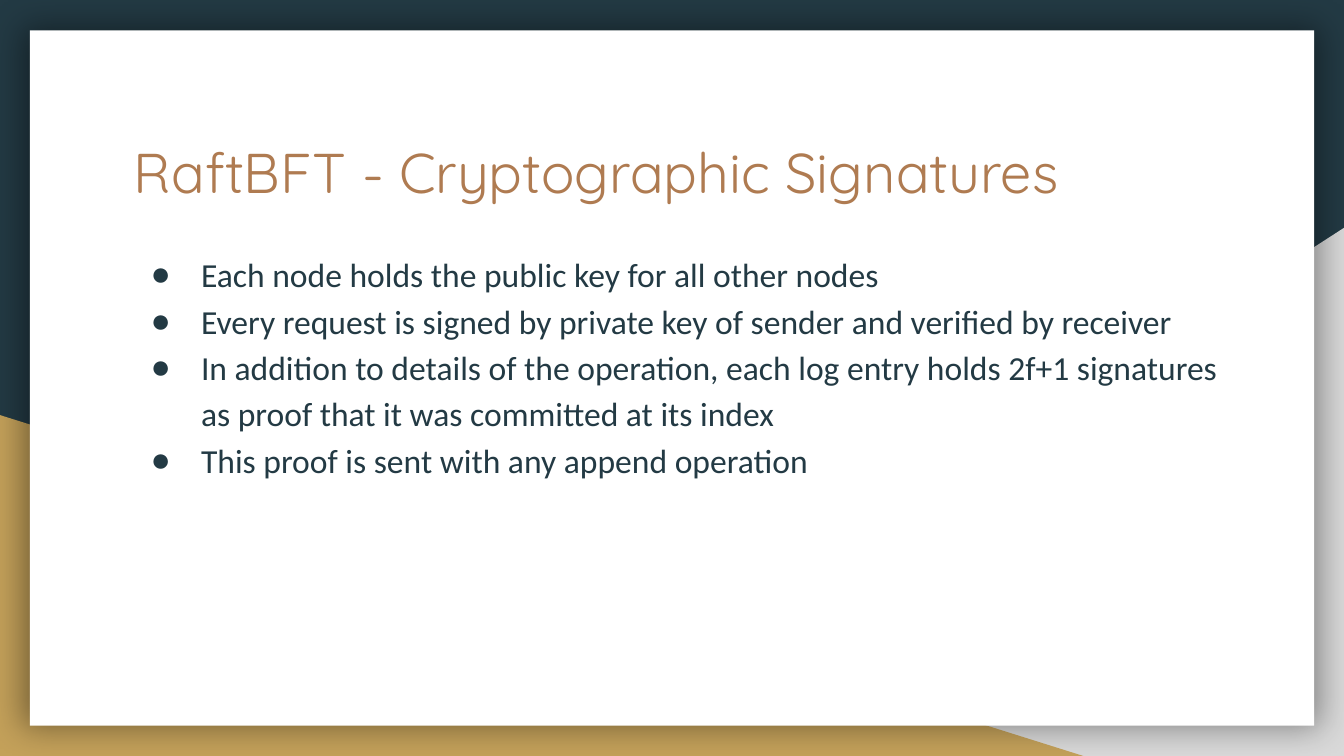
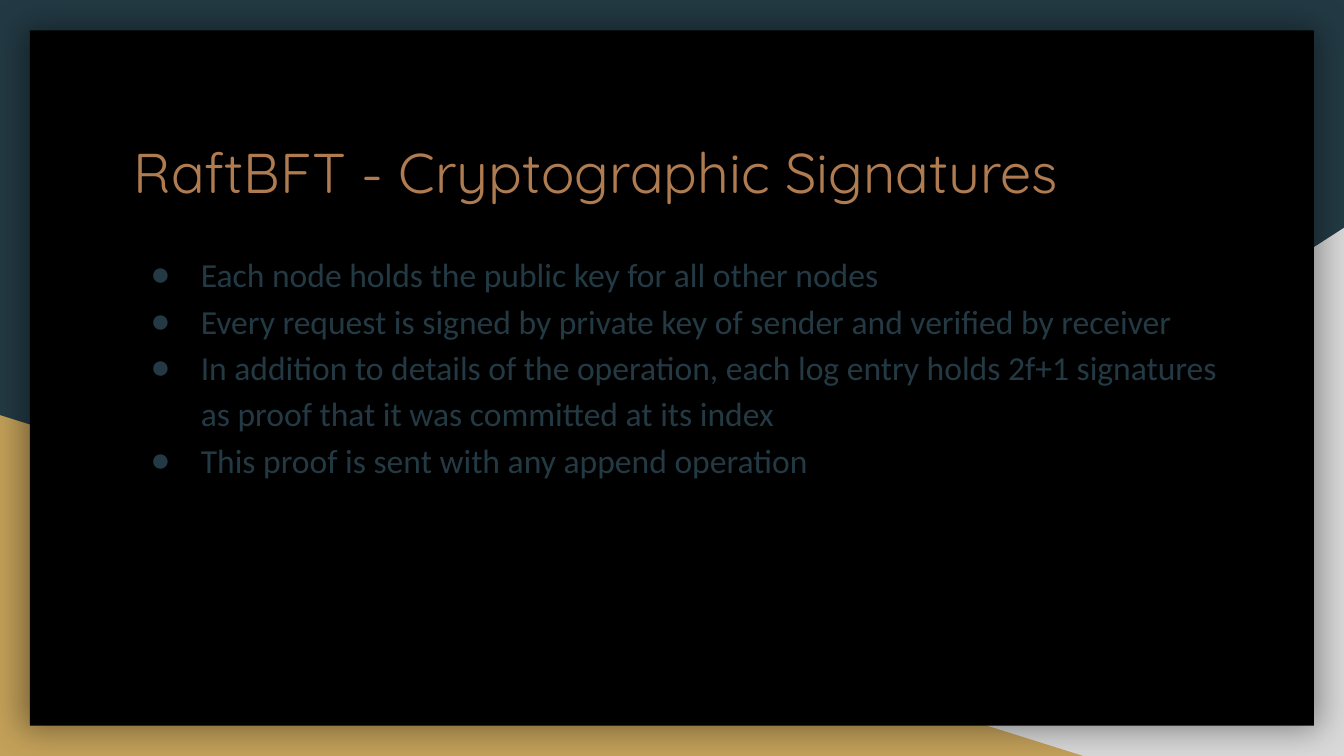
Before and after one commit to wahyupujiono/SistemTerdistribusi_Raft, a slide deck: slide 12 of docs/Final Presentation.pptx. Drawn at 1344x756 pixels with LibreOffice and Linux fonts; fonts in the diff are those of the drawing. Boxes give left, top, right and bottom in pixels: in the first picture for what was removed or moved away, otherwise in the second. Text is boxed around its words. In the diff, an @@ line names an element or a change of style, - is before the commit and + after.

```diff
--- a/docs/Final Presentation.pptx
+++ b/docs/Final Presentation.pptx
@@ rectangle at [30, 31, 1314, 726]: fill #FFFFFF to #000000 @@
@@ text "Each node holds the public ..." at [201, 264, 1217, 478]: indent changed @@
```
Also in this commit, not shown: 12 other slides changed, 2 slides removed, 1 other file.
